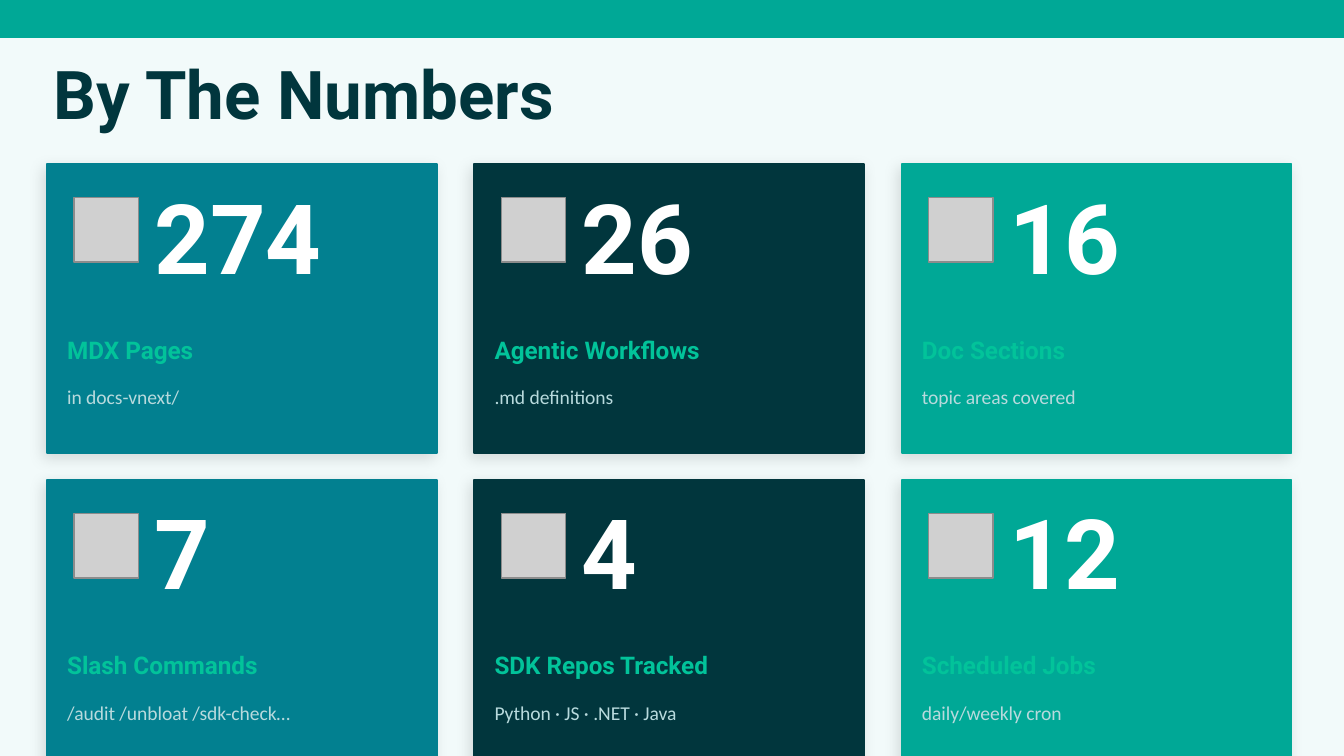
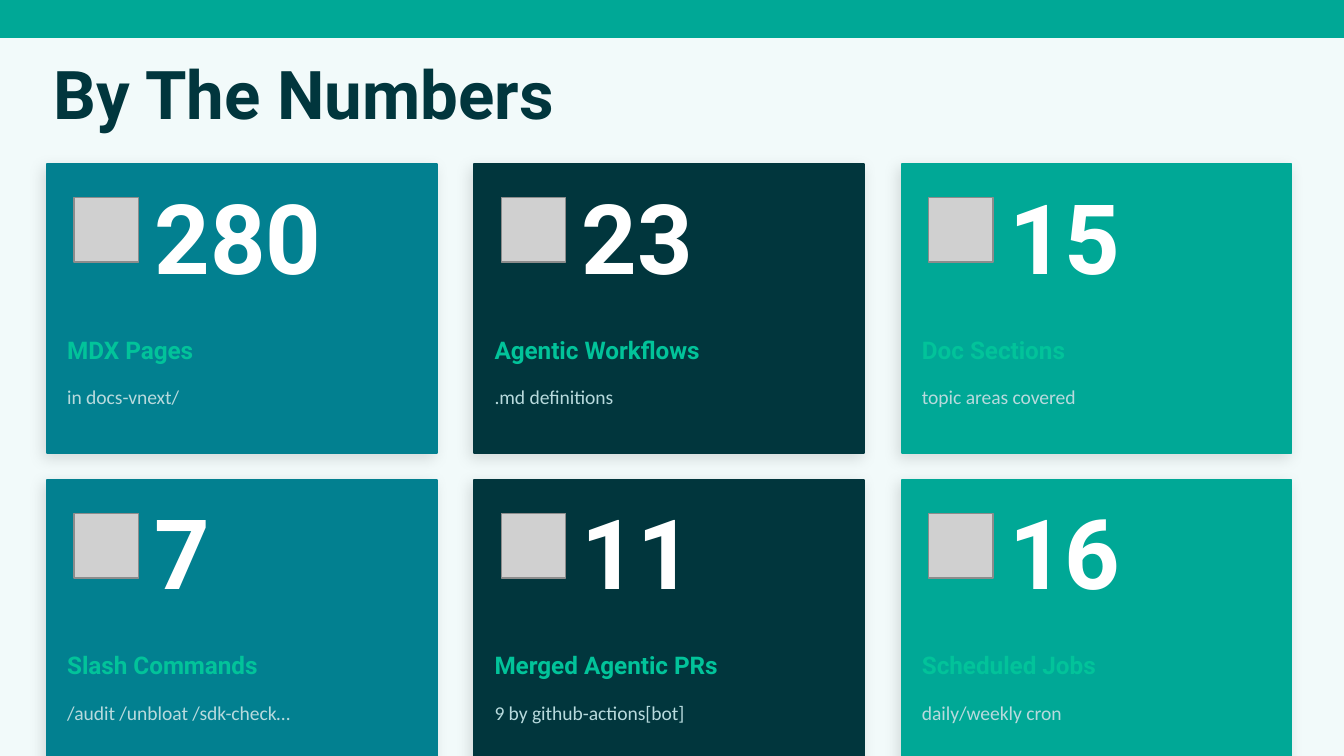
Before and after one commit to nicholasdbrady/foundry-docs, a slide deck: slide 14 of slides/foundry-docs-overview.pptx (slide 11 before the commit). Drawn at 1344x756 pixels with LibreOffice and Linux fonts; fonts in the diff are those of the drawing; grey boxes stand for pictures. Boxes give left, top, right and bottom in pixels: in the first picture for what was removed or moved away, otherwise in the second. Text is boxed around its words. In the diff, an @@ line names an element or a change of style, - is before the commit and + after.

```diff
--- a/slides/foundry-docs-overview.pptx
+++ b/slides/foundry-docs-overview.pptx
@@ text at (155, 204, 322, 275): text changed @@
-274
+280
@@ text at (582, 204, 693, 275): text changed @@
-26
+23
@@ text at (1009, 205, 1120, 275): text changed @@
-16
+15
@@ text at (582, 520, 693, 589): text changed @@
-4
+11
@@ text at (1009, 519, 1120, 590): text changed @@
-12
+16
@@ text at (495, 656, 718, 679): text changed @@
-SDK Repos Tracked
+Merged Agentic PRs
@@ text at (495, 706, 684, 724): text changed @@
-Python · JS · .NET · Java
+9 by github-actions[bot]
```
Also in this commit, not shown: 6 other slides changed, 3 slides added, 1 other file.
